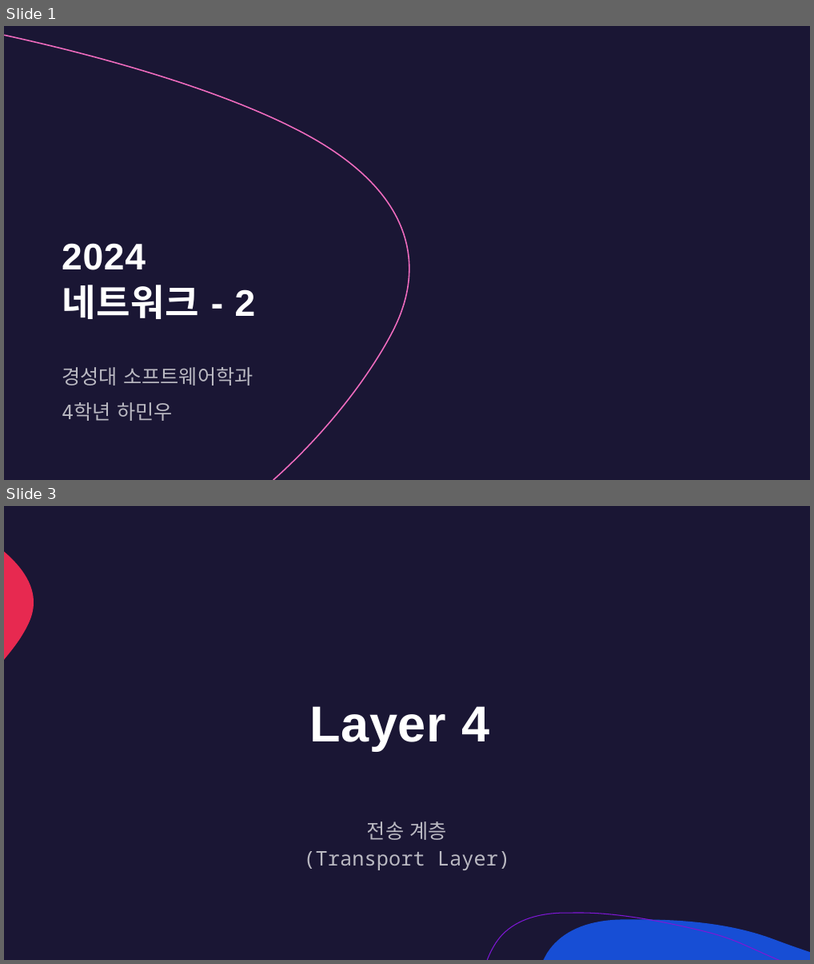
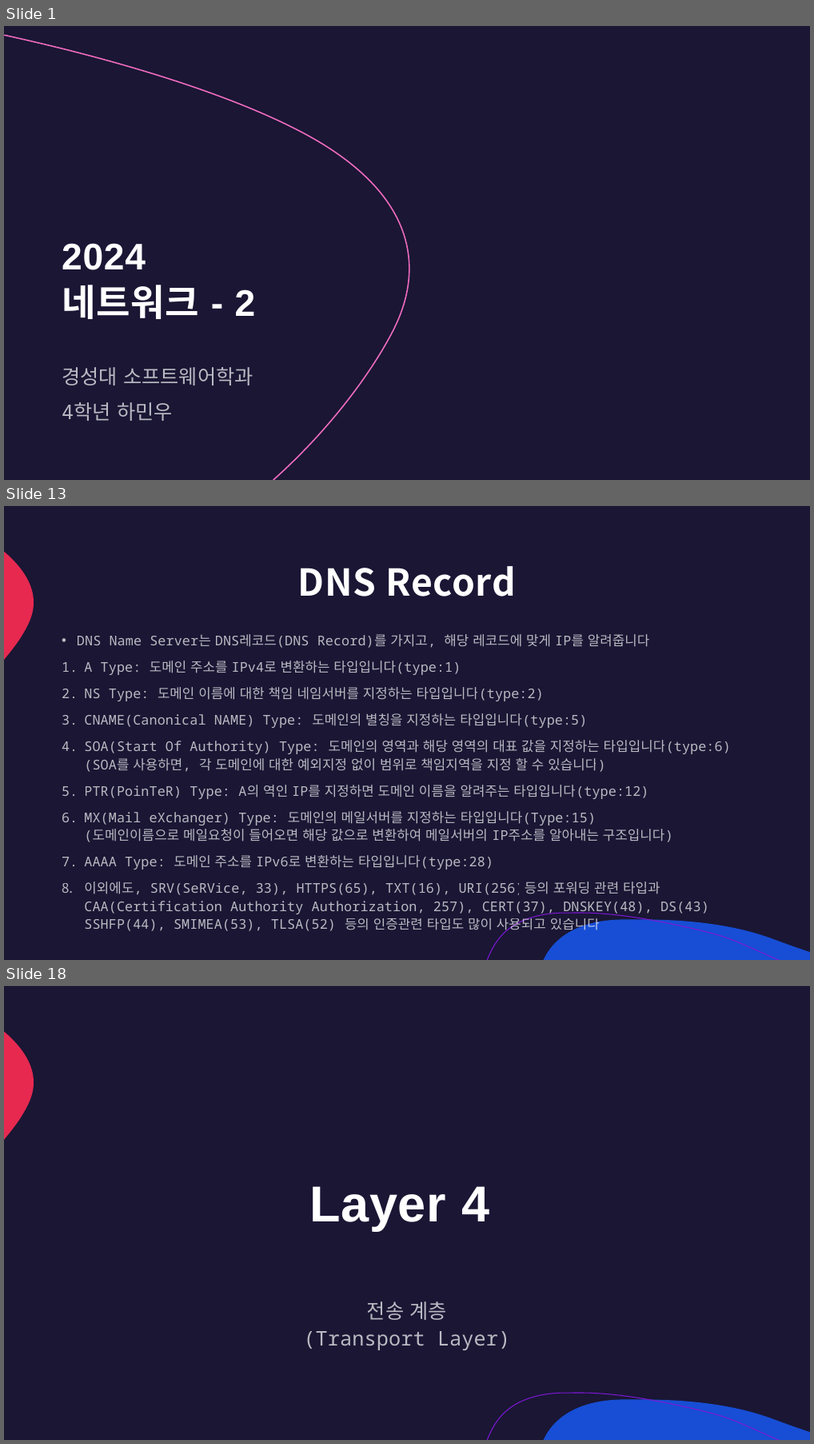
Before and after one commit to lumen4723/2024_network, a slide deck: 2.pptx. Shown one above the other, each under a label of ours: slides 1 and 3 before the commit, slides 1, 13 and 18 after it; the slides between them are not shown. The pictures are 814x964 and 814x1444 pixels, drawn with LibreOffice and Linux fonts; fonts in the diff are those of the drawing; background and template pictures are left out. Boxes give left, top, right and bottom in pixels: in the first picture for what was removed or moved away, otherwise in the second. Text is boxed around its words. In the diff, an @@ line names an element or a change of style, - is before the commit and + after.

```diff
--- a/2.pptx
+++ b/2.pptx
@@ slide 13 added at [4,506,810,960], background #1A1634; not listed: 3 template elements that a slide beside it also shows @@
@@ title added at [298,566,516,596], 44 pt, text #FFFFFF, bold @@
+DNS Record
@@ text added at [77,634,731,933], 16 pt, text #FFFFFF at 70% opacity @@
+• DNS Name Server는 DNS레코드(DNS Record)를 가지고, 해당 레코드에 맞게 IP를 알려줍니다
+1. A Type: 도메인 주소를 IPv4로 변환하는 타입입니다(type:1)
+2. NS Type: 도메인 이름에 대한 책임 네임서버를 지정하는 타입입니다(type:2)
+3. CNAME(Canonical NAME) Type: 도메인의 별칭을 지정하는 타입입니다(type:5)
+4. SOA(Start Of Authority) Type: 도메인의 영역과 해당 영역의 대표 값을 지정하는 타입입니다(type:6)
+   (SOA를 사용하면, 각 도메인에 대한 예외지정 없이 범위로 책임지역을 지정 할 수 있습니다)
+5. PTR(PoinTeR) Type: A의 역인 IP를 지정하면 도메인 이름을 알려주는 타입입니다(type:12)
+6. MX(Mail eXchanger) Type: 도메인의 메일서버를 지정하는 타입입니다(Type:15)
+   (도메인이름으로 메일요청이 들어오면 해당 값으로 변환하여 메일서버의 IP주소를 알아내는 구조입니다)
+7. AAAA Type: 도메인 주소를 IPv6로 변환하는 타입입니다(type:28)
+8. 이외에도, SRV(SeRVice, 33), HTTPS(65), TXT(16), URI(256)등의 포워딩 관련 타입과
+   CAA(Certification Authority Authorization, 257), CERT(37), DNSKEY(48), DS(43),
+   SSHFP(44), SMIMEA(53), TLSA(52) 등의 인증관련 타입도 많이 사용되고 있습니다
@@ what was slide 3 is now slide 18 @@
```
Also in this commit, not shown: 10 slides changed, 21 other slides added, 17 slides removed, 5 other files.
